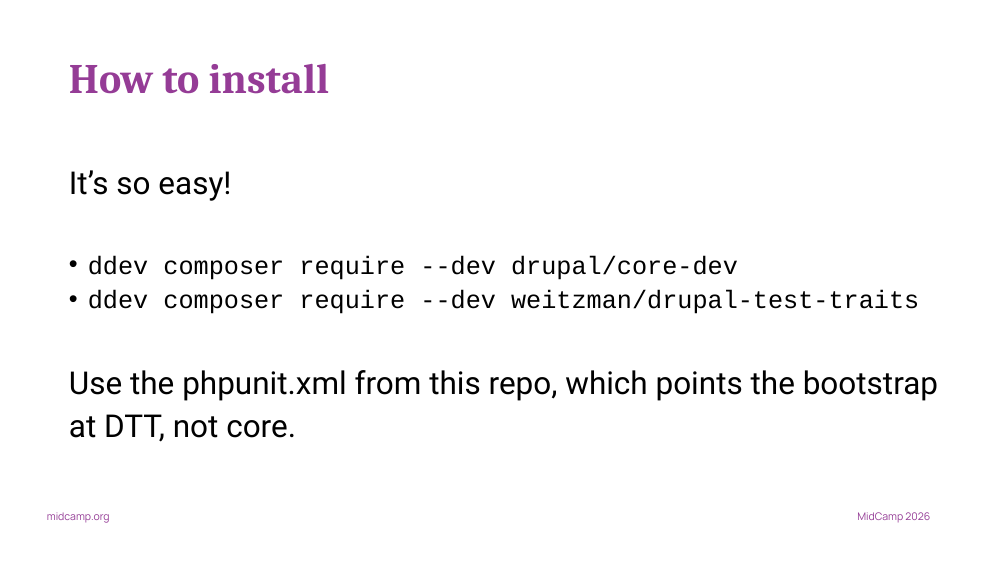
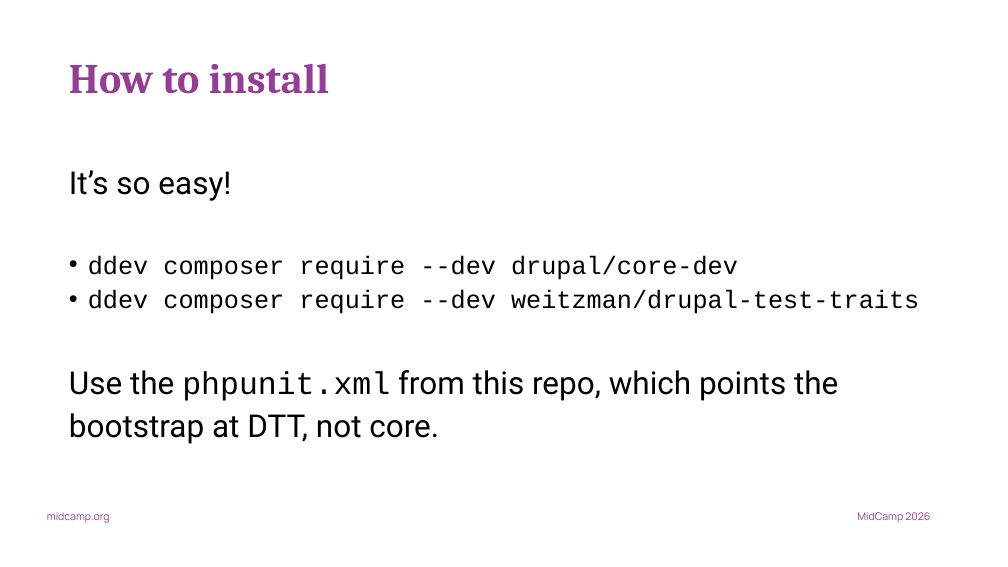
Before and after one commit to jonathanfranks/dtt2026, a slide deck: slide 17 of dtt-talk-deck.pptx. Drawn at 1008x567 pixels with LibreOffice and Linux fonts; fonts in the diff are those of the drawing. Boxes give left, top, right and bottom in pixels: in the first picture for what was removed or moved away, otherwise in the second. Text is boxed around its words. In the diff, an @@ line names an element or a change of style, - is before the commit and + after.

Commit message:
Update slide

```diff
--- a/dtt-talk-deck.pptx
+++ b/dtt-talk-deck.pptx
@@ text at box(69, 370, 838, 444): font Roboto to Courier New in "phpunit.xml" @@
```
